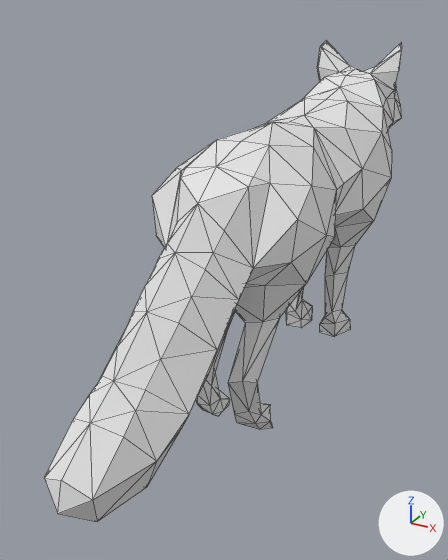
A saved change to the FBX model FYPEcoVr/Assets/Models/Fox.fbx.
One viewpoint serves both versions: a 50 mm camera at (1.55, -3.56, 1.11) aimed at (-0.24, -0.3, -0.52). Every picture has the same lights, and +X, +Y and +Z are marked at lower right. Mesh edges are drawn as thin lines. Where no turn or scale is listed for an object, it has been applied to the vertices.
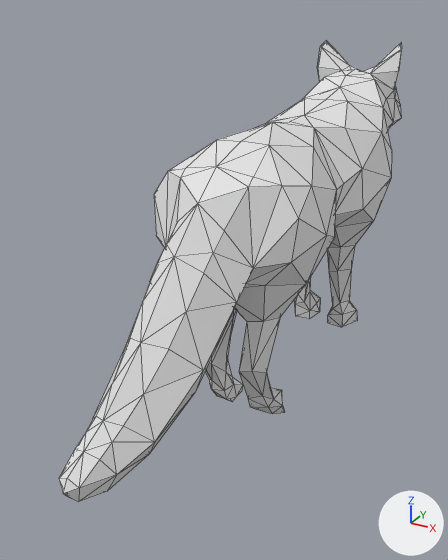
The newer file is also rescaled (x0.653), turned or shifted as a whole; pictures and numbers use the older file's frame.

Diff of the bpy script that builds the scene:
```diff
--- a/FYPEcoVr/Assets/Models/Fox.fbx.py
+++ b/FYPEcoVr/Assets/Models/Fox.fbx.py
@@ me_icosphere_003 @@
 # used by ob_icosphere_001; location = (0.0, 0.773, 0.023)
-me_icosphere_003.from_pydata(...)  # 329 vertices, 654 faces; spans x -0.52..0.52, y -2.94..1.36, z -1.35..0.85
+me_icosphere_003.from_pydata(...)  # 323 vertices, 642 faces; spans x -0.52..0.52, y -2.89..1.36, z -1.35..0.85
+# me_icosphere_003 part 1
+# 19 vertices in x -0.27..0.27, y -1.51..-1.28, z -1.33..-1.06 move by (0.0, 0.19, 0.0)
+# 17 vertices in x -0.21..0.21, y -1.54..-1.26, z -1.33..-1.13 move by (0.0, 0.18, 0.0)
+# 4 vertices in x -0.44..0.44, y -1.55..-1.45, z -0.56..0.12 move by (0.0, 0.01, 0.0)
+# 4 vertices in x -0.25..0.25, y -1.57..-1.46, z -0.89..-0.88 move by (0.0, 0.13, 0.0)
+# 3 vertices in x -0.16..0.16, y -1.76, z -0.51..-0.44 move by (0.0, -0.01, -0.01)
+# 55 vertices move from x -0.27..0.27, y -2.94..-1.32, z -1.0..0.27 to x -0.33..0.34, y -2.89..-1.29, z -0.93..0.27
+# me_icosphere_003 part 2
+# 10 vertices are removed from x -0.3..0.3, y 0.68..0.88, z 0.51..0.63
+# 31 faces are deleted
+# 1 vertex moves from x -0.12, y 0.58, z 0.62 to x -0.11, y 0.62, z 0.64
+# 4 vertices are added at (0.23, 0.75, 0.61), (-0.24, 0.85, 0.62), (-0.24, 0.86, 0.63), (-0.23, 0.74, 0.62)
+# 19 new faces join them
+# me_icosphere_003 part 3
+# 22 vertices in x -0.28..0.28, y -0.08..0.18, z -1.33..-1.12 move by (0.0, 0.19, 0.0)
+# 16 vertices in x -0.28..0.28, y -0.09..0.16, z -1.35..-1.1 move by (0.0, 0.18, 0.0)
+# 6 vertices in x -0.26..0.26, y -0.11..0.06, z -0.8..-0.78 move by (0.0, 0.08, 0.0)
+# 4 vertices in x -0.14..0.14, y -0.05..0.07, z -0.83..-0.8 move by (0.0, 0.09, 0.0)
+# 2 vertices move from x -0.09..0.09, y 0.03, z -0.83 to x -0.09..0.09, y 0.13, z -0.83
```

Changed parts and their boxes (x1, y1, x2, y2) in the pictures (448 x 560 px; the box of a moved part takes in the faces that stretch with it):
'Icosphere.001', reshaped: before (44, 41, 402, 522); after (59, 41, 402, 502)
part 1 of me_icosphere_003, moved or reshaped: before (44, 140, 327, 522); after (59, 140, 327, 502)
part 2 of me_icosphere_003, cut back: (317, 46, 396, 89) in both
part 3 of me_icosphere_003, moved or reshaped: before (285, 246, 355, 337); after (294, 246, 357, 327)
